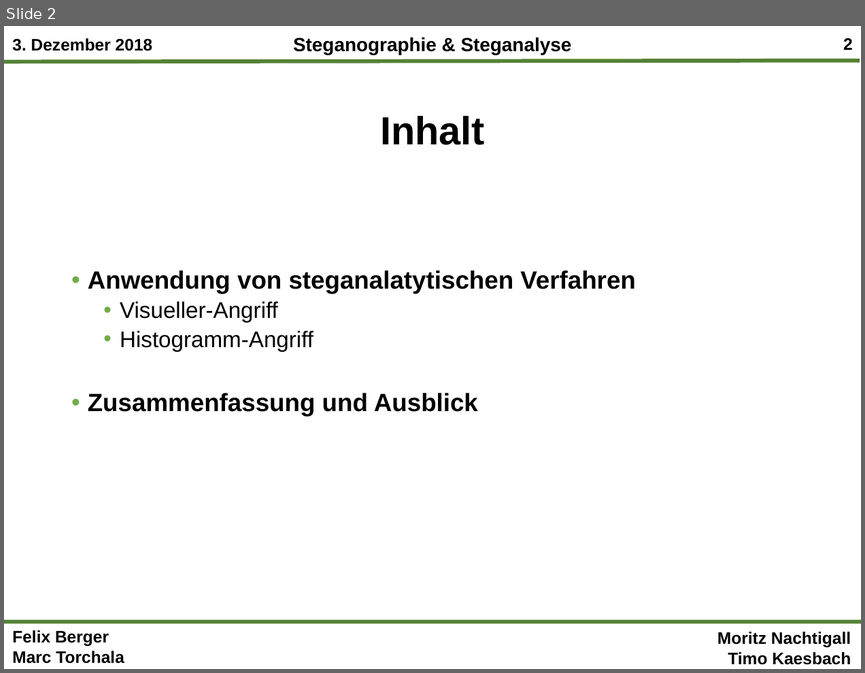
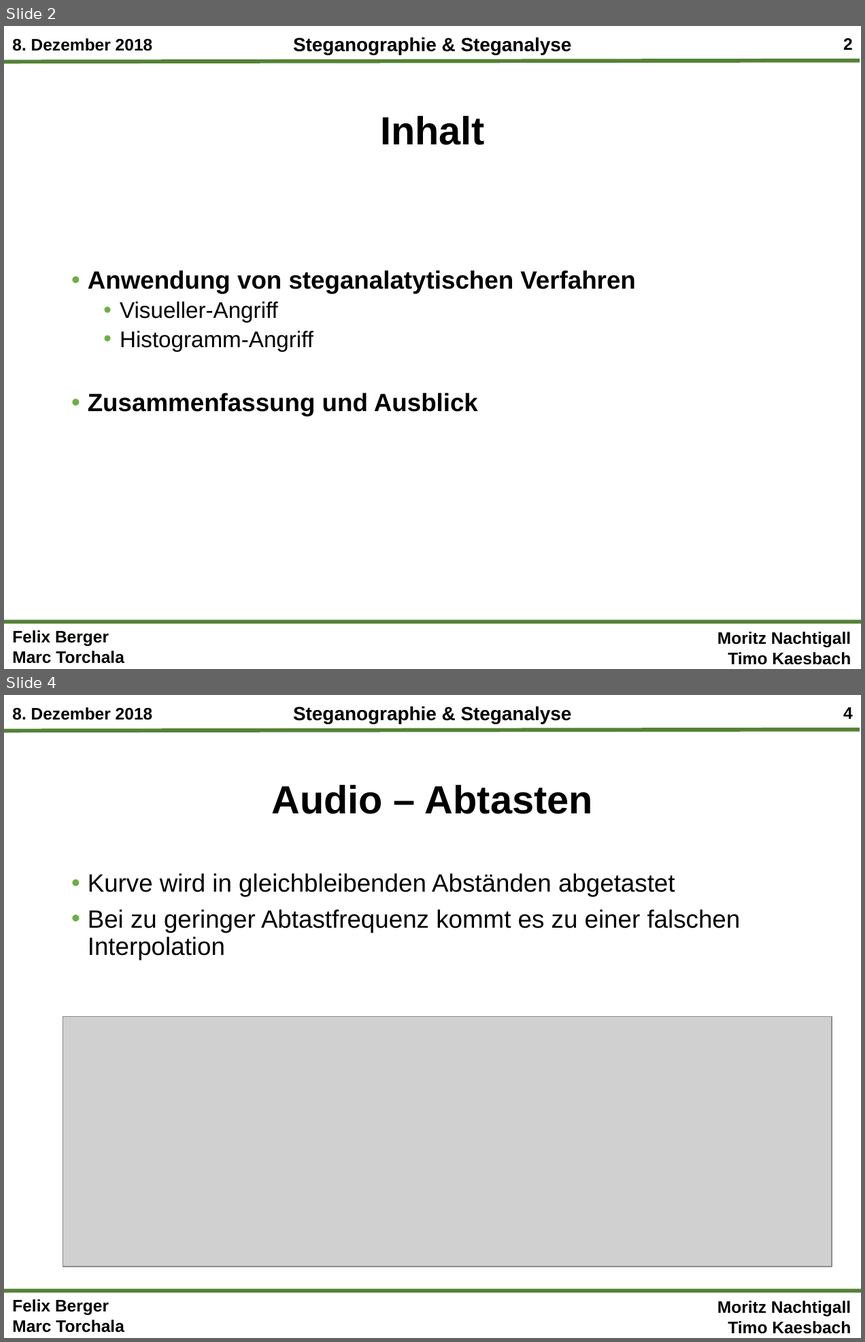
Before and after one commit to mtorchala/SteganographieSteganalyse, a slide deck: Präsentationen/Steganographie&Steganalyse_Gesamtpräsentation_Termin2.pptx. Shown one above the other, each under a label of ours: slide 2 before the commit, slides 2 and 4 after it; the slides between them are not shown. The pictures are 865x673 and 865x1342 pixels, drawn with LibreOffice and Linux fonts; fonts in the diff are those of the drawing; grey boxes stand for pictures; background and template pictures are left out. Boxes give left, top, right and bottom in pixels: in the first picture for what was removed or moved away, otherwise in the second. Text is boxed around its words. In the diff, an @@ line names an element or a change of style, - is before the commit and + after.

Commit message:
Audio LSb

```diff
--- a/Präsentationen/Steganographie&Steganalyse_Gesamtpräsentation_Termin2.pptx
+++ b/Präsentationen/Steganographie&Steganalyse_Gesamtpräsentation_Termin2.pptx
@@ slide 4 added at (x1=4, y1=695, x2=861, y2=1338), background #FFFFFF; not listed: 7 template elements that a slide beside it also shows @@
@@ title added at (x1=272, y1=785, x2=593, y2=814), 33 pt, text #000000, bold @@
+Audio – Abtasten
@@ text added at (x1=88, y1=873, x2=740, y2=960), 21 pt, text #000000 @@
+• Kurve wird in gleichbleibenden Abständen abgetastet
+• Bei zu geringer Abtastfrequenz kommt es zu einer falschen Interpolation
@@ picture added at (x1=63, y1=1016, x2=832, y2=1266) @@
@@ slide 2 changed as well @@
@@ text at (x1=12, y1=38, x2=153, y2=51): text changed @@
-3. Dezember 2018
+8. Dezember 2018
```
Also in this commit, not shown: 4 other slides added, 1 slide removed, 9 other files.
